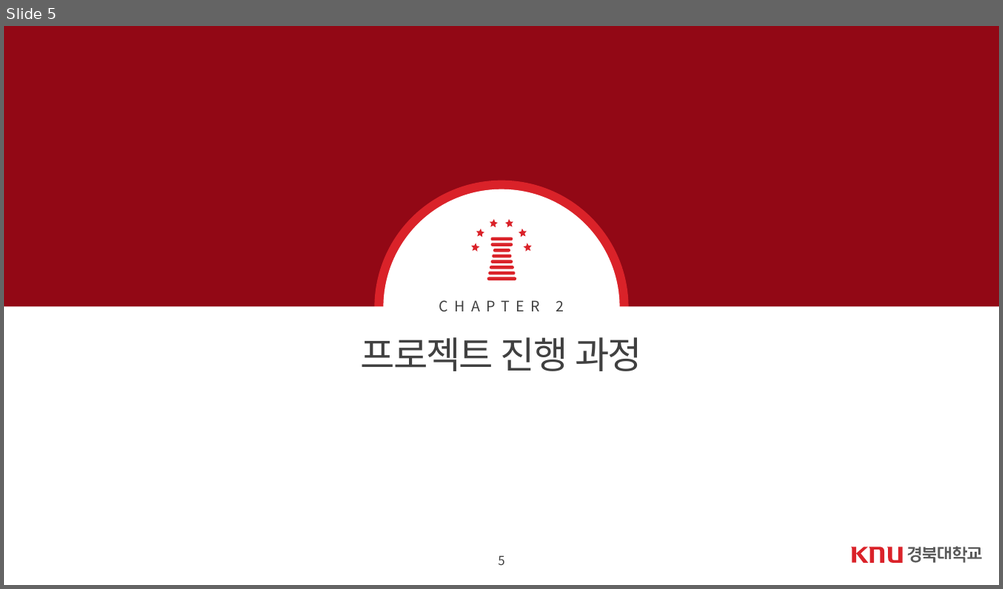
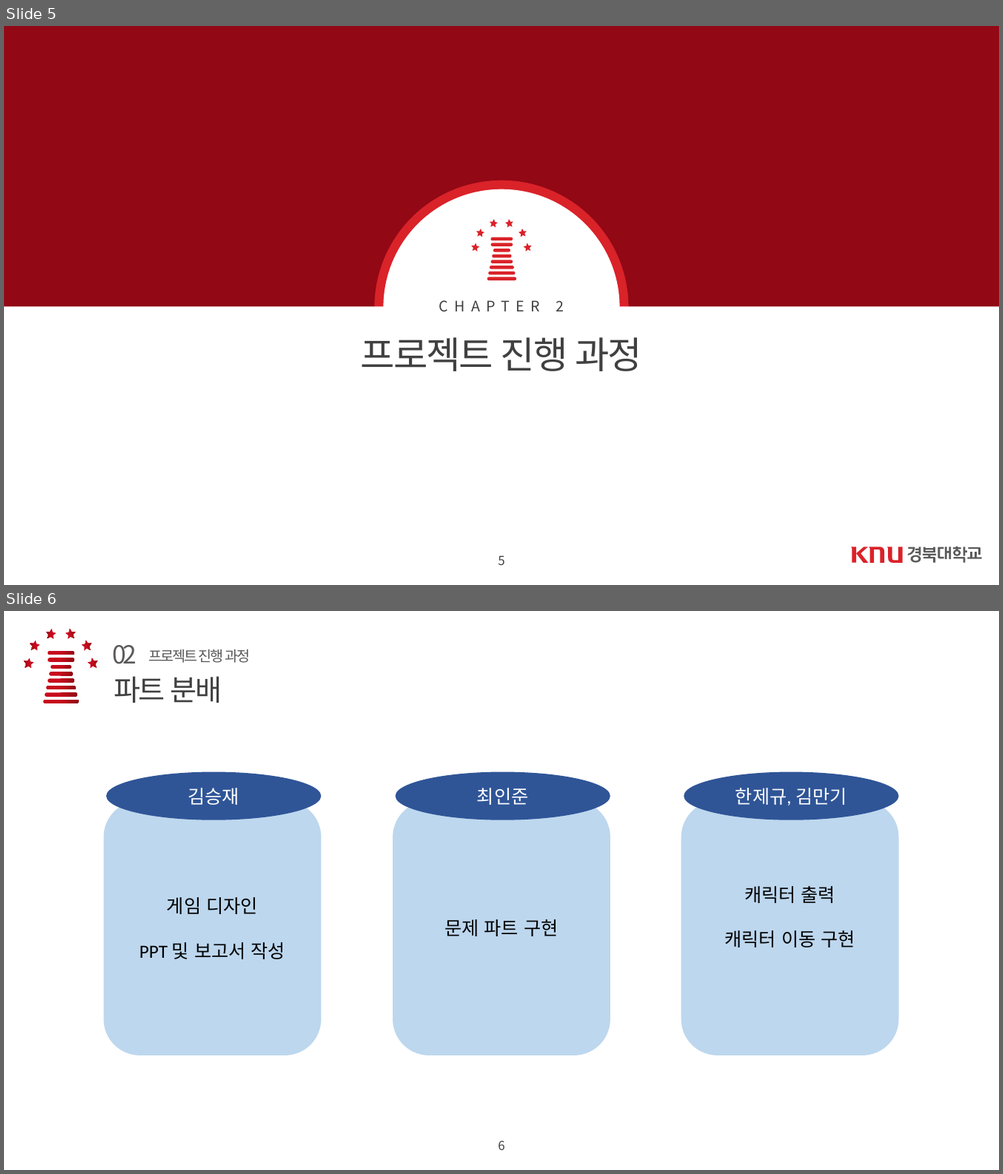
Before and after one commit to azx206/system-programing, a slide deck: 문서 및 동영상 자료/시스템 프로그래밍 MINT CHOCO.pptx. Shown one above the other, each under a label of ours: slide 5 before the commit, slides 5 and 6 after it. The pictures are 1003x589 and 1003x1174 pixels, drawn with LibreOffice and Linux fonts; fonts in the diff are those of the drawing; background and template pictures are left out. Boxes give left, top, right and bottom in pixels: in the first picture for what was removed or moved away, otherwise in the second. Text is boxed around its words. In the diff, an @@ line names an element or a change of style, - is before the commit and + after.

```diff
--- a/문서 및 동영상 자료/시스템 프로그래밍 MINT CHOCO.pptx
+++ b/문서 및 동영상 자료/시스템 프로그래밍 MINT CHOCO.pptx
@@ slide 6 added at (4, 611, 999, 1170), background #FFFFFF @@
@@ text added at (112, 645, 136, 664), 24 pt, text #595959 @@
+02
@@ text added at (148, 649, 250, 663), 14 pt, text #595959 @@
+프로젝트 진행 과정
@@ group added at (23, 628, 98, 704): 8 rounded rectangles, 6 stars @@
@@ text added at (114, 676, 222, 703), 28 pt, text #404040 @@
+파트 분배
@@ ellipse added at (106, 772, 321, 820), fill #2F5597, 18 pt, text #FFFFFF @@
+김승재
@@ ellipse added at (395, 772, 610, 820), fill #2F5597, 18 pt, text #FFFFFF @@
+최인준
@@ ellipse added at (684, 772, 899, 820), fill #2F5597, 18 pt, text #FFFFFF @@
+한제규, 김만기
@@ rounded rectangle added at (104, 801, 321, 1056), fill #BDD7EE, 18 pt, text #000000 @@
+게임 디자인
+PPT 및 보고서 작성
@@ rounded rectangle added at (392, 801, 610, 1056), fill #BDD7EE, 18 pt, text #000000 @@
+문제 파트 구현
@@ rounded rectangle added at (680, 801, 898, 1056), fill #BDD7EE, 18 pt, text #000000 @@
+캐릭터 출력
+캐릭터 이동 구현
@@ text added at (498, 1141, 504, 1150), 12 pt, text #404040 @@
+6
```
Also in this commit, not shown: 5 slides changed, 3 other slides added, 1 other file.
